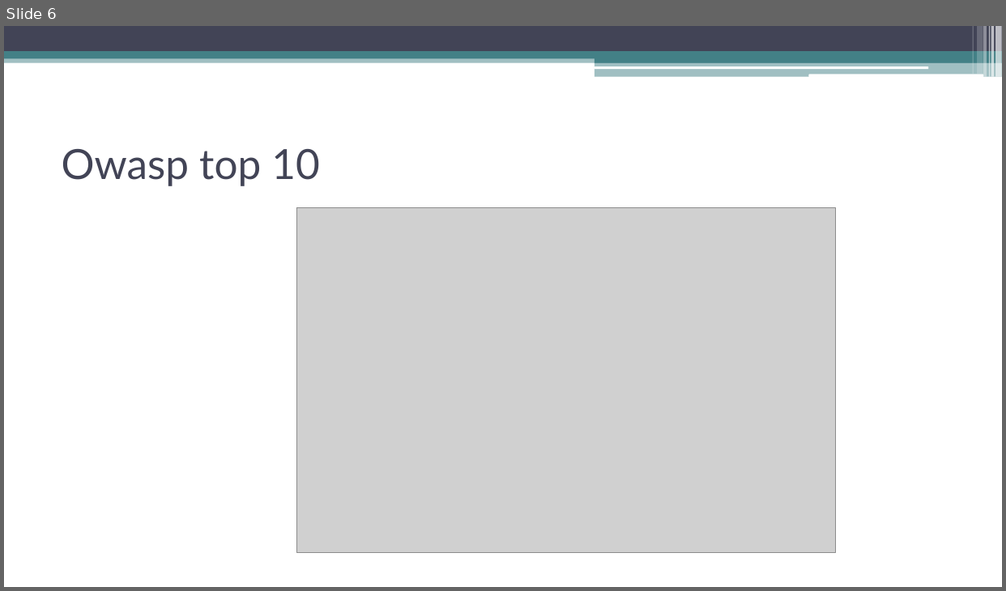
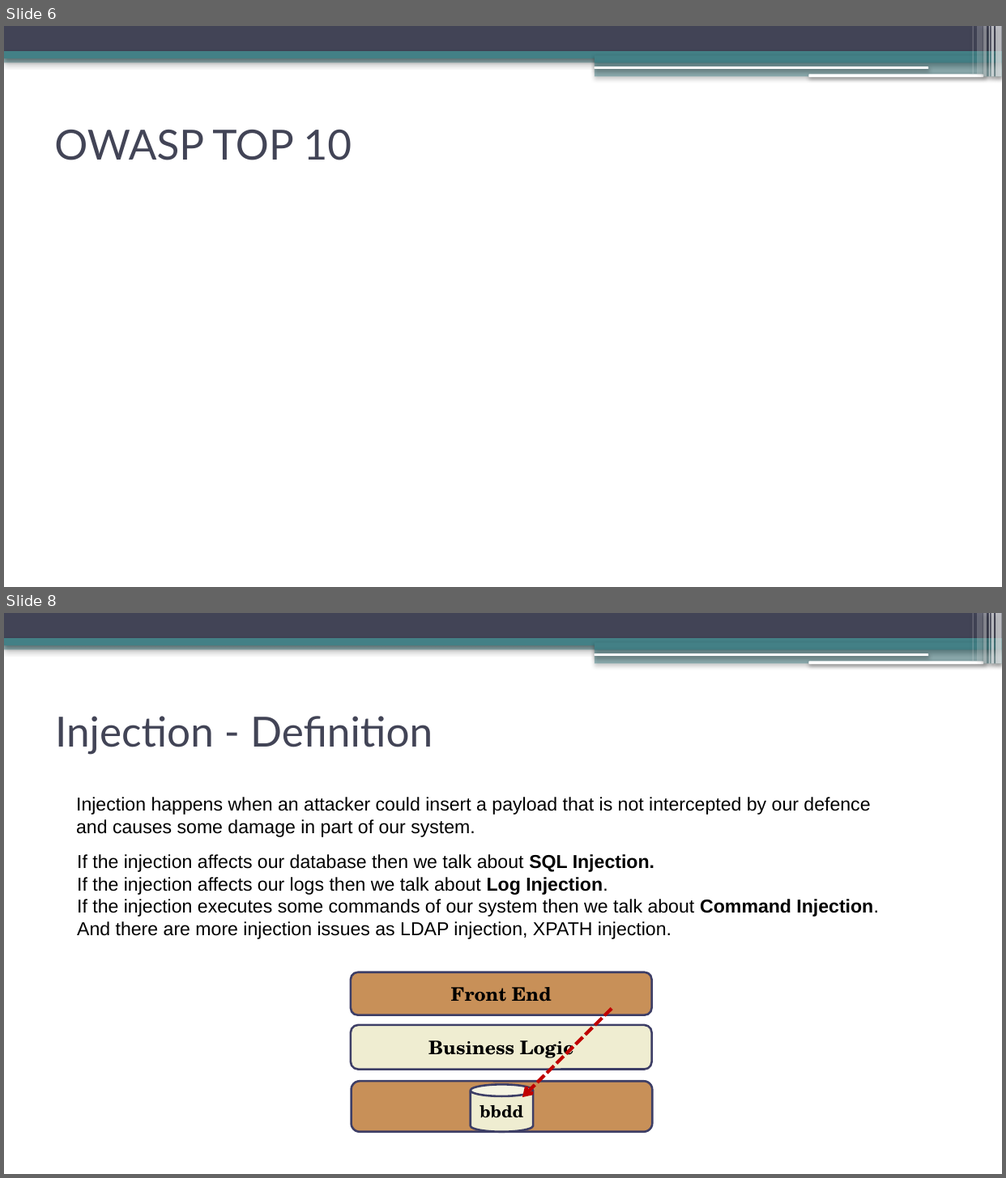
Before and after one commit to sebastianrevuelta/Chess, a slide deck: doc/Check (mate) to the vulnerabilities.pptx. Shown one above the other, each under a label of ours: slide 6 before the commit, slides 6 and 8 after it; the slides between them are not shown. The pictures are 1006x591 and 1006x1178 pixels, drawn with LibreOffice and Linux fonts; fonts in the diff are those of the drawing; grey boxes stand for pictures. Boxes give left, top, right and bottom in pixels: in the first picture for what was removed or moved away, otherwise in the second. Text is boxed around its words. In the diff, an @@ line names an element or a change of style, - is before the commit and + after.

```diff
--- a/doc/Check (mate) to the vulnerabilities.pptx
+++ b/doc/Check (mate) to the vulnerabilities.pptx
@@ slide 8 added at (4,613,1002,1174), background #FFFFFF; not listed: 13 template elements that a slide beside it also shows @@
@@ text added at (55,716,432,755), 40 pt, text #424456 @@
+Injection - Definition
@@ text added at (76,797,870,837), 18 pt, text #000000 @@
+Injection happens when an attacker could insert a payload that is not intercepted by our defence and causes some damage in part of our system.
@@ text added at (77,854,878,939), 18 pt, text #000000 @@
+If the injection affects our database then we talk about SQL Injection.
+If the injection affects our logs then we talk about Log Injection.
+If the injection executes some commands of our system then we talk about Command Injection.
+And there are more injection issues as LDAP injection, XPATH injection.
@@ group added at (351,973,652,1132): 3 rounded rectangles, 1 cylinder, 1 freeform shape @@
+bbdd
+Business Logic
+Front End
@@ slide 6 changed as well @@
@@ shadow on in 13 elements at (4,56,1002,62), (4,26,1002,51), (4,51,1002,59), (594,55,1002,62), (594,62,1002,77), (594,66,928,69), (809,74,983,77), (996,26,1002,77), (991,26,995,77), (989,26,990,77), (984,26,987,77), (978,26,983,74), (973,26,974,74) @@
@@ text at (54,130,352,160): text changed @@
-Owasp top 10
+OWASP TOP 10
@@ picture removed at (296,208,836,552) @@
```
Also in this commit, not shown: 22 other slides changed, 11 other slides added, 9 slides removed.
